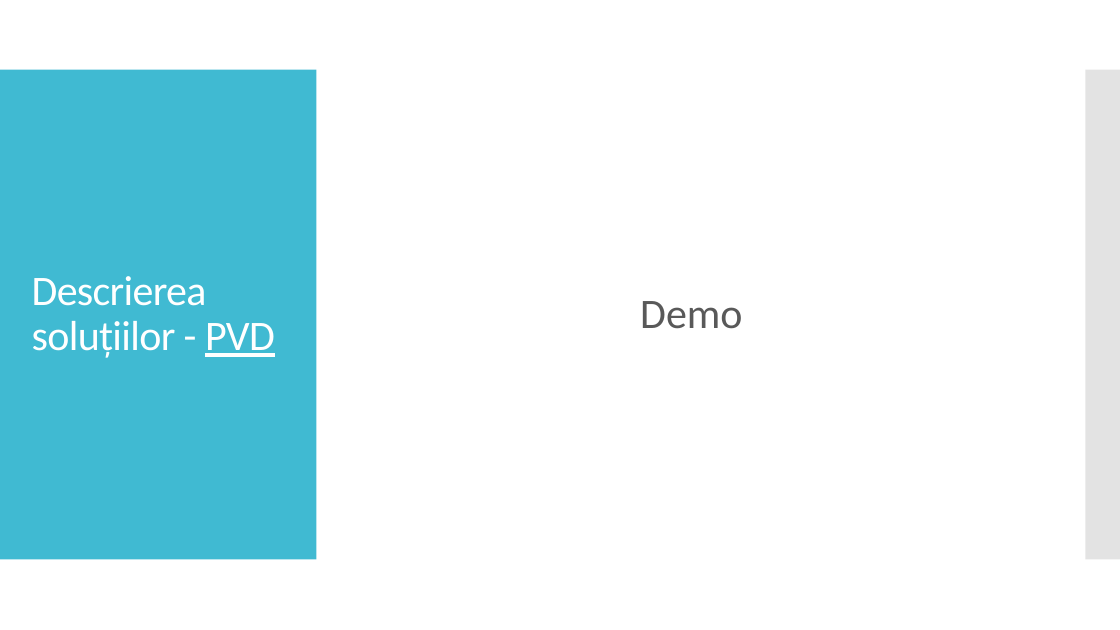
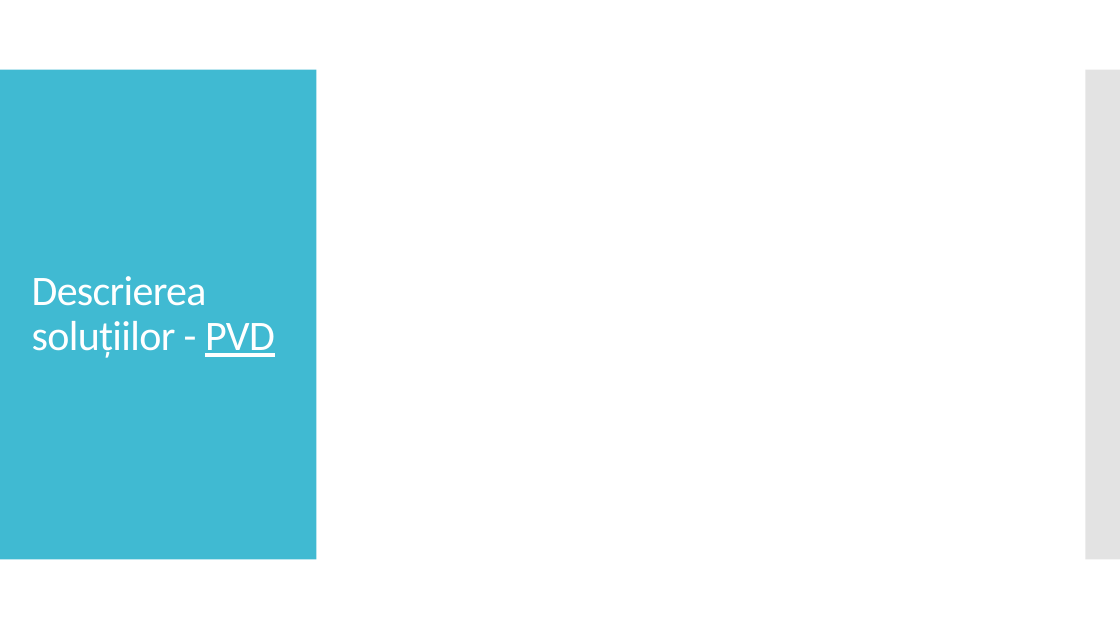
Before and after one commit to AlexDomnaru/StegoAlgorithms, a slide deck: slide 16 of Licenta2018DomnaruAlexandru/Prezentare.pptx (slide 15 before the commit). Drawn at 1120x630 pixels with LibreOffice and Linux fonts; fonts in the diff are those of the drawing; grey boxes stand for pictures. Boxes give left, top, right and bottom in pixels: in the first picture for what was removed or moved away, otherwise in the second. Text is boxed around its words. In the diff, an @@ line names an element or a change of style, - is before the commit and + after.

```diff
--- a/Licenta2018DomnaruAlexandru/Prezentare.pptx
+++ b/Licenta2018DomnaruAlexandru/Prezentare.pptx
@@ text removed at (x1=640, y1=301, x2=742, y2=329) @@
-Demo
```
Also in this commit, not shown: 8 other slides changed, 3 slides added, 15 other files.
